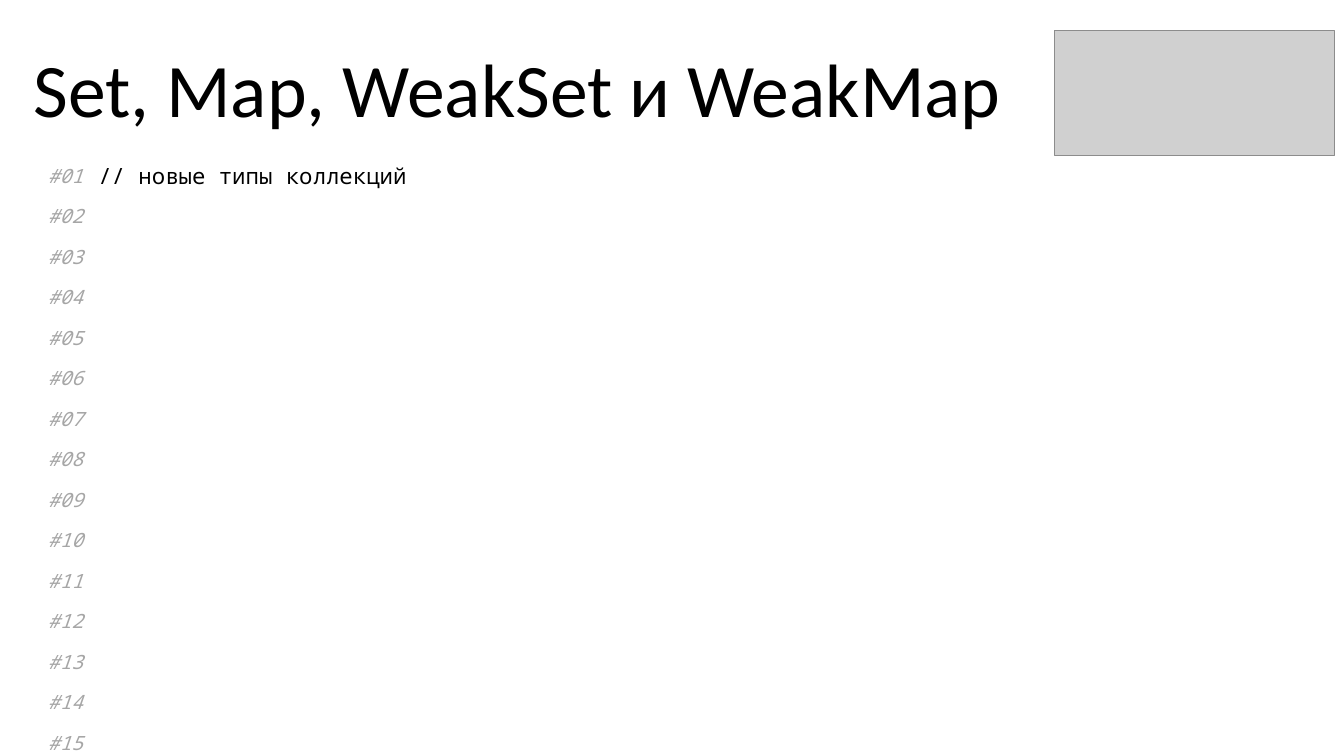
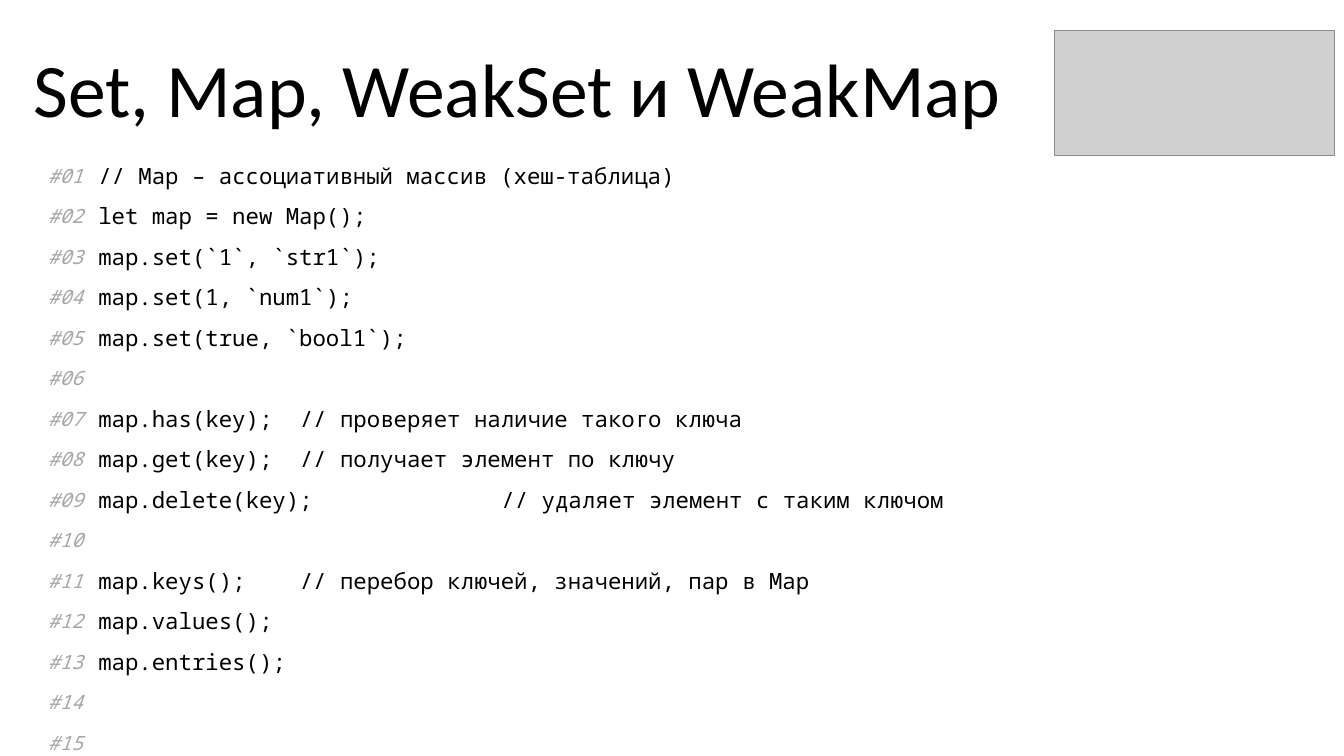
Before and after one commit to KOPTE3/modern-es, a slide deck: slide 26 of Modern ES.pptx. Drawn at 1344x756 pixels with LibreOffice and Linux fonts; fonts in the diff are those of the drawing; grey boxes stand for pictures. Boxes give left, top, right and bottom in pixels: in the first picture for what was removed or moved away, otherwise in the second. Text is boxed around its words. In the diff, an @@ line names an element or a change of style, - is before the commit and + after.

Commit message:
Add slides

```diff
--- a/Modern ES.pptx
+++ b/Modern ES.pptx
@@ table at (23,155,1096,754) @@
-row 1, column 2: // новые типы коллекций
+row 1, column 2: // Map – ассоциативный массив (хеш-таблица)
-row 2, column 2: 
+row 2, column 2: let map = new Map();
-row 3, column 2: 
+row 3, column 2: map.set(`1`, `str1`);
-row 4, column 2: 
+row 4, column 2: map.set(1, `num1`);
-row 5, column 2: 
+row 5, column 2: map.set(true, `bool1`);
-row 7, column 2: 
+row 7, column 2: map.has(key); // проверяет наличие такого ключа
-row 8, column 2: 
+row 8, column 2: map.get(key); // получает элемент по ключу
-row 9, column 2: 
+row 9, column 2: map.delete(key); // удаляет элемент с таким ключом
-row 11, column 2: 
+row 11, column 2: map.keys(); // перебор ключей, значений, пар в Map
-row 12, column 2: 
+row 12, column 2: map.values();
-row 13, column 2: 
+row 13, column 2: map.entries();
```
Also in this commit, not shown: 2 other slides changed, 16 slides added.
